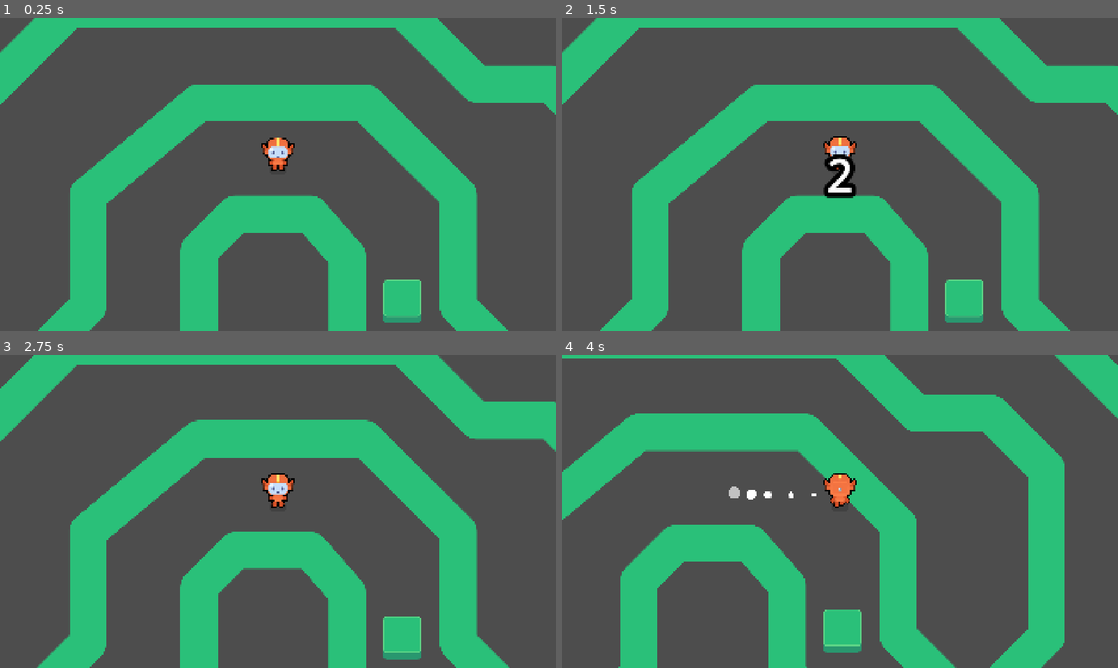
Above: before the commit, frames 1-4 (two rows, left to right).
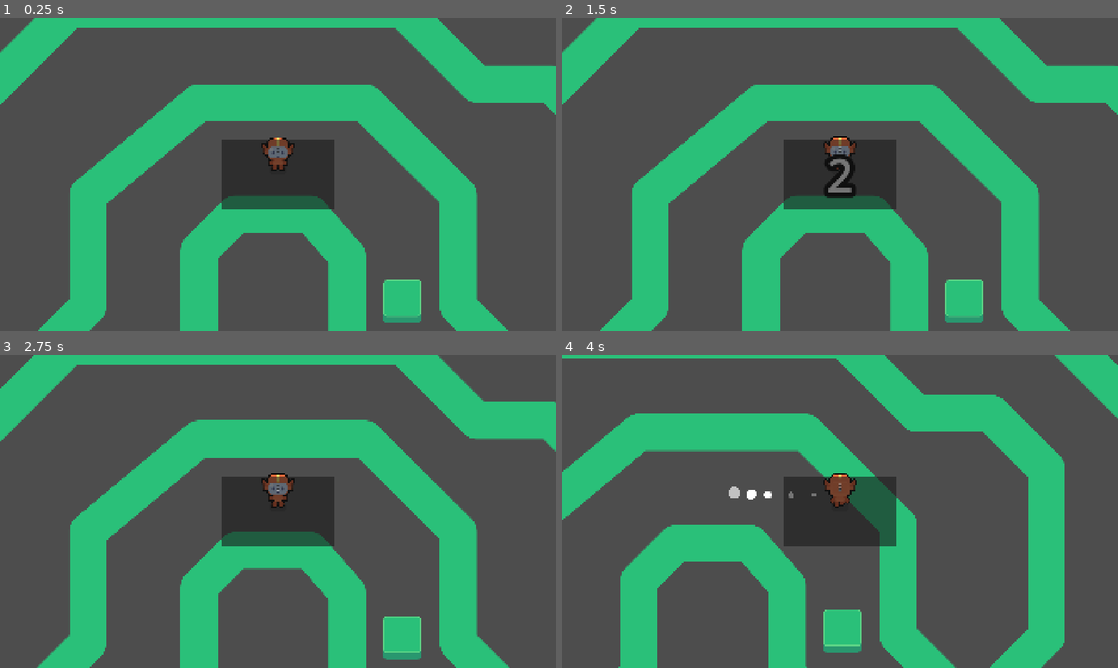
Above: after the commit, the same moments.

Repository: notfroogs/M9-Top-Down-Movement
Game: Godot game, scene res://lessons/game.tscn
Two runs of this game, one before a commit and one after it. Both use one fixed random seed, a clock stepped at 60 frames per second and the inputs below. The project has no main scene, so this scene is started directly.
Inputs (mouse positions are in pixels of both pictures, inside the frame that each line leads up to):
- Up to frame 1 (0.25 s): no input
- Up to frame 2 (1.5 s): click (840, 149) at 0.52 s; tap Enter at 1.25 s; move the mouse to (962, 158) at 1.27 s; hold Right (move_right) from 1.28 s (still down); tap Z at 1.35 s; click (962, 158) at 1.42 s
- Up to frame 3 (2.75 s): tap Space at 1.52, 2.27 s; move the mouse to (166, 527) at 2.02 s; release Right (move_right) at 2.03 s; hold Down (move_down) from 2.03 s (still down); tap Z at 2.1 s
- Up to frame 4 (4 s): move the mouse to (895, 442) at 2.77 s; release Down (move_down) at 2.78 s; hold Right (move_right) 2.78-3.53 s; tap Z at 2.85, 3.6 s; move the mouse to (812, 574) at 3.52 s; hold Up (move_up) from 3.53 s (still down); click (812, 574) at 3.67 s; tap Space at 3.77 s

The runs differ from the first frame. In frame 1, 4.4% of the frame differs, in the area x 39-61%, y 38-62%; in frame 2, 4.0%; in frame 3, 4.4%; in frame 4, 4.4%.

Commit message:
L10 start

Diff:
--- a/M09.top_down_movement_workbook/lessons/game.tscn
+++ b/M09.top_down_movement_workbook/lessons/game.tscn
@@ -8,10 +8,29 @@
 [ext_resource type="PackedScene" uid="uid://xl56q8amb611" path="res://assets/finish_line/finish_line.tscn" id="5_sepuf"]
 [ext_resource type="Theme" uid="uid://cdcyvsn1fp8wa" path="res://assets/countdown/count_down_theme.tres" id="7_viysf"]
 [ext_resource type="Script" uid="uid://57e8080cpukf" path="res://assets/countdown/count_down.gd" id="8_tpjcj"]
+[ext_resource type="Shader" uid="uid://dp1hn66gsihpv" path="res://assets/blur.gdshader" id="9_tpjcj"]
+
+[sub_resource type="ShaderMaterial" id="ShaderMaterial_8c4bg"]
+shader = ExtResource("9_tpjcj")
+shader_parameter/blur_amount = 0.0
+shader_parameter/tint = Color(0, 0, 0, 1)
+shader_parameter/tint_strength = 0.0
+shader_parameter/saturation = 1.0
 
 [node name="Game" type="Node2D"]
 y_sort_enabled = true
 script = ExtResource("1_qqcej")
+
+[node name="Runner" parent="." instance=ExtResource("1_yasw7")]
+unique_name_in_owner = true
+position = Vector2(1936, 1272)
+
+[node name="Camera2D" type="Camera2D" parent="Runner"]
+
+[node name="FinishLine" parent="." instance=ExtResource("5_sepuf")]
+unique_name_in_owner = true
+position = Vector2(574, 1171)
+area_width = 256
 
 [node name="Circut BG" type="Sprite2D" parent="."]
 z_index = -1
@@ -19,12 +38,6 @@
 texture = ExtResource("1_mhfxf")
 centered = false
 offset = Vector2(-4000, 0)
-
-[node name="Runner" parent="." instance=ExtResource("1_yasw7")]
-unique_name_in_owner = true
-position = Vector2(1936, 1272)
-
-[node name="Camera2D" type="Camera2D" parent="Runner"]
 
 [node name="simple obstacle" parent="." instance=ExtResource("2_4o7yg")]
 position = Vector2(2365, 1685)
@@ -38,11 +51,6 @@
 [node name="Circut" parent="." instance=ExtResource("4_d0cqr")]
 visible = false
 position = Vector2(1918, 1355)
-
-[node name="FinishLine" parent="." instance=ExtResource("5_sepuf")]
-unique_name_in_owner = true
-position = Vector2(574, 1171)
-area_width = 256
 
 [node name="CanvasLayer" type="CanvasLayer" parent="."]
 
@@ -66,3 +74,52 @@
 script = ExtResource("8_tpjcj")
 metadata/_custom_type_script = "uid://57e8080cpukf"
 metadata/_edit_use_anchors_ = true
+
+[node name="PauseScreen" type="Control" parent="CanvasLayer"]
+layout_mode = 3
+anchors_preset = 15
+anchor_right = 1.0
+anchor_bottom = 1.0
+grow_horizontal = 2
+grow_vertical = 2
+
+[node name="BlueColorRect" type="ColorRect" parent="CanvasLayer/PauseScreen"]
+material = SubResource("ShaderMaterial_8c4bg")
+layout_mode = 1
+anchors_preset = 15
+anchor_right = 1.0
+anchor_bottom = 1.0
+grow_horizontal = 2
+grow_vertical = 2
+
+[node name="UIPanelContainer" type="PanelContainer" parent="CanvasLayer/PauseScreen"]
+layout_mode = 1
+anchors_preset = 8
+anchor_left = 0.5
+anchor_top = 0.5
+anchor_right = 0.5
+anchor_bottom = 0.5
+offset_left = -195.0
+offset_top = -120.0
+offset_right = 195.0
+offset_bottom = 120.0
+grow_horizontal = 2
+grow_vertical = 2
+
+[node name="VBoxContainer" type="VBoxContainer" parent="CanvasLayer/PauseScreen/UIPanelContainer"]
+layout_mode = 2
+
+[node name="Label" type="Label" parent="CanvasLayer/PauseScreen/UIPanelContainer/VBoxContainer"]
+layout_mode = 2
+
+[node name="CenterContainer" type="CenterContainer" parent="CanvasLayer/PauseScreen/UIPanelContainer/VBoxContainer"]
+layout_mode = 2
+
+[node name="VBoxContainer" type="VBoxContainer" parent="CanvasLayer/PauseScreen/UIPanelContainer/VBoxContainer/CenterContainer"]
+layout_mode = 2
+
+[node name="ResumeButton" type="Button" parent="CanvasLayer/PauseScreen/UIPanelContainer/VBoxContainer/CenterContainer/VBoxContainer"]
+layout_mode = 2
+
+[node name="QuitButton" type="Button" parent="CanvasLayer/PauseScreen/UIPanelContainer/VBoxContainer/CenterContainer/VBoxContainer"]
+layout_mode = 2
Not shown: 1 places in M09.top_down_movement_workbook/lessons/game.tscn that only renumber resources
